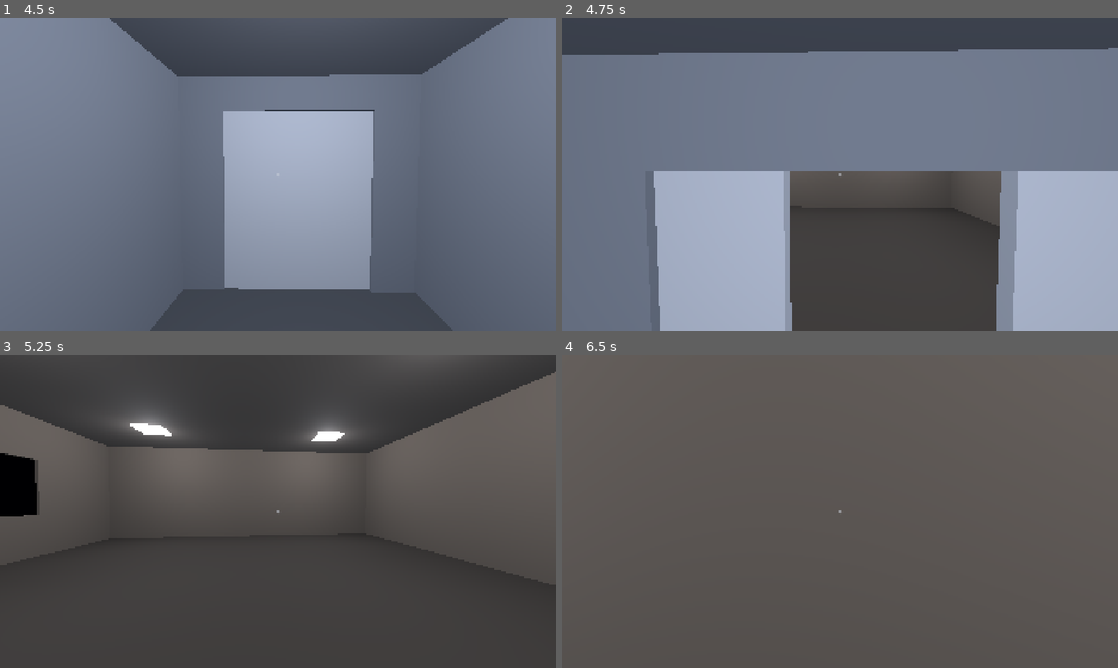
Above: before the commit, frames 1-4 (two rows, left to right).
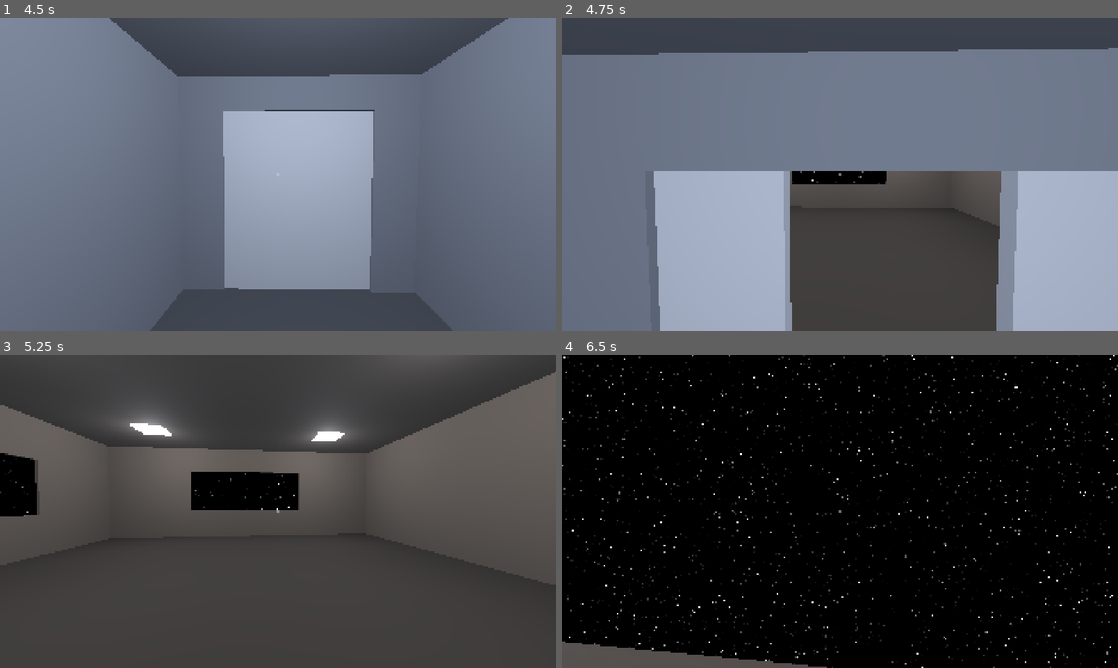
Above: after the commit, the same moments.

Repository: Joony/gmtk-game-jam-2026
Game: Godot game, scene res://scenes/intro.tscn
The game is run twice, just before and just after one commit, with the same random seed, the same clock (stepped at 60 frames per second) and the same inputs.
Inputs (mouse positions are in pixels of both pictures, inside the frame that each line leads up to):
- Up to frame 1 (4.5 s): click "Skip" at 0.5 s; click "START" at 1.25 s; tap Enter at 2 s; move the mouse to (305, 174) at 2.02 s; hold E (interact) 2.03-2.78 s; hold W (forward) from 2.03 s (still down); tap Space (jump) at 2.27, 3.02 s; move the mouse to (250, 174) at 2.77 s; click (250, 174) at 2.85 s; move the mouse to (289, 168) at 3.52 s; hold E (interact) 3.53-4.28 s; move the mouse to (272, 180) at 4.27 s; click (272, 180) at 4.35 s
- Up to frame 2 (4.75 s): keep holding W (forward); tap Space (jump) at 4.52 s
- Up to frame 3 (5.25 s): keep holding W (forward); move the mouse to (316, 514) at 5.02 s; hold E (interact) from 5.03 s (still down)
- Up to frame 4 (6.5 s): keep holding W (forward); tap Space (jump) at 5.27, 6.02 s; move the mouse to (795, 508) at 5.77 s; release E (interact) at 5.78 s; click (795, 508) at 5.85 s

Frame 1 is identical in both runs. In frame 2, 0.7% of the frame differs, in the area x 41-59%, y 48-54%; in frame 3, 2.4%; in frame 4, 98%, in the area x 0-100%, y 0-100%.

Commit message:
Starfield: fix flicker, push the field out, add fore/aft windows
Stars were sampled at a single depth per slab, so each was visible only while it
sat in that thin slice - they appeared, drifted briefly and vanished. The shader
now marches cell by cell along the view ray with step length equal to cell size,
so every cell the ray crosses is sampled. Both ends of the range fade out instead
of cutting off hard, and stars are sized by angular radius from 15m to ~1.1km so
they read as distant.

Co-Authored-By: Claude Fable 5 <noreply@anthropic.com>

Diff:
--- a/assets/shaders/starfield.gdshader
+++ b/assets/shaders/starfield.gdshader
@@ -7,14 +7,25 @@
 uniform vec3 travel_direction = vec3(0.0, 0.0, -1.0);
 /// Metres travelled. Stars sit at fixed world positions, so advancing this streams them past.
 uniform float travelled = 0.0;
-uniform float star_density : hint_range(0.0, 1.0) = 0.5;
+uniform float star_density : hint_range(0.0, 1.0) = 0.85;
 uniform float brightness : hint_range(0.0, 4.0) = 1.6;
-uniform vec4 space_color : source_color = vec4(0.008, 0.010, 0.020, 1.0);
+uniform vec4 space_color : source_color = vec4(0.006, 0.008, 0.016, 1.0);
 /// Elongates stars along the direction of travel as speed rises.
-uniform float streak : hint_range(0.0, 8.0) = 0.0;
+uniform float streak : hint_range(0.0, 12.0) = 0.0;
+/// Apparent size of a star, in radians. Small: a star is a point of light, not a disc.
+uniform float star_angular_size : hint_range(0.0002, 0.02) = 0.0018;
+/// World spacing of the star grid, and how far out the field is sampled.
+uniform float cell_size = 45.0;
+/// Stars start FAR away. Close stars sweep across the view in a second and read as
+/// specks flying past the hull rather than a distant sky.
+uniform float near_distance = 15.0;
 /// The destination, drawn as a soft point of light ahead. Brightness 0 hides it.
 uniform float destination_brightness : hint_range(0.0, 4.0) = 0.0;
 uniform float destination_size : hint_range(0.0005, 0.2) = 0.02;
+
+// Marching this many cells along the ray. Step length == cell size, so every cell the
+// ray passes through IS sampled — that is what stops stars popping in and out.
+const int STEPS = 24;
 
 varying vec3 world_position;
 
@@ -33,43 +44,45 @@
 	// past the window rather than looking like a painted backdrop.
 	vec3 ray = normalize(world_position - CAMERA_POSITION_WORLD);
 	vec3 dir = normalize(travel_direction);
+	// The ship's position within the star field. Stars are fixed; we move.
+	vec3 eye = dir * travelled;
 	vec3 col = space_color.rgb;
 
-	// Five slabs at increasing depth. Sampling the same world offset at different
-	// depths gives parallax for free: near stars sweep past faster than far ones.
-	// Each slab contributes at most one star per ray, so density comes from small
-	// cells (the cell id changes rapidly across the view) rather than from big stars.
-	for (int i = 0; i < 5; i++) {
-		float fi = float(i);
-		float depth = 6.0 + fi * 8.0;
-		float cell = 1.0 + fi * 1.3;
-
-		vec3 p = ray * depth + dir * travelled;
-		vec3 id = floor(p / cell);
-		vec3 f = fract(p / cell);
+	// March cell by cell along the ray. Previously a single sample per depth slab meant
+	// a star was only visible while it sat in that one thin slice, so stars appeared,
+	// drifted briefly and vanished. Marching keeps each star visible for as long as the
+	// line of sight actually passes near it.
+	for (int i = 0; i < STEPS; i++) {
+		float t = near_distance + float(i) * cell_size;
+		vec3 id = floor((ray * t + eye) / cell_size);
 		vec3 rnd = hash33(id);
 		if (rnd.z > star_density) {
 			continue;
 		}
 
-		// Distance from the RAY to the star, not from a sample point to the star.
-		// Testing "is the sample inside the star" scales coverage with radius CUBED,
-		// so small stars are essentially never hit and the field comes out empty.
-		// A star is visible when the line of sight passes near it — radius squared.
-		// Keep star centres away from cell edges: only the cell containing the sample is
-		// tested, so a star straddling a boundary gets sliced and shows as a wedge.
-		// Confining centres to [0.2, 0.8] means a 0.07 radius never reaches an edge.
-		vec3 star_pos = rnd * 0.6 + vec3(0.2);
-		vec3 to_star = f - star_pos;
-		vec3 perp = to_star - ray * dot(to_star, ray);
-		// Squash along the travel axis so fast travel smears stars into streaks.
-		float along = dot(perp, dir);
-		vec3 across = perp - dir * along;
-		float dist = length(across + dir * (along / (1.0 + streak)));
+		// Star centres are held away from cell edges, so the cell containing a star is
+		// unambiguous and it cannot be sliced by a boundary.
+		vec3 star = (id + rnd * 0.6 + vec3(0.2)) * cell_size;
+		vec3 rel = star - eye;
+		float along = dot(rel, ray);
+		if (along < 1.0) {
+			continue;
+		}
 
-		float falloff = 1.0 - fi * 0.15;
-		// A star is a point, not a blob.
-		col += vec3(smoothstep(0.07, 0.0, dist) * (0.35 + 0.65 * rnd.x) * falloff);
+		// ANGULAR distance from the line of sight: this is what makes stars read as
+		// distant points. A star far away is small; the same star close is large.
+		vec3 offset = rel - ray * along;
+		// Smear along the travel axis with speed.
+		float axial = dot(offset, dir);
+		vec3 lateral = offset - dir * axial;
+		float angle = length(lateral + dir * (axial / (1.0 + streak))) / along;
+
+		// Fade to NOTHING at both ends of the marched range. A hard cutoff makes stars
+		// wink out as they cross the limit, which is most of what reads as flicker.
+		float far_limit = near_distance + float(STEPS) * cell_size;
+		float fade = smoothstep(far_limit, far_limit * 0.5, along)
+			* smoothstep(near_distance * 0.6, near_distance * 2.0, along);
+		col += vec3(smoothstep(star_angular_size, 0.0, angle) * (0.25 + 0.75 * rnd.x) * fade);
 	}
 
 	// Destination ahead: a soft disc on the travel axis, driven by step 12's distance.
--- a/scripts/level/ship_layout.gd
+++ b/scripts/level/ship_layout.gd
@@ -51,4 +51,10 @@
 	add_window(Vector2(5, 2), Doorway.Axis.Z, 3.0, 1.0, 1.3)      # pod bay, starboard
 	add_window(Vector2(-6, -17), Doorway.Axis.Z, 4.0, 1.2, 1.6)   # engine room, port
 
+	# Fore and aft. Travel is -Z, so the engine room's far wall looks FORWARD (where
+	# the destination will appear) and the pod bay's rear wall looks BACK down the wake.
+	add_window(Vector2(0, -22), Doorway.Axis.X, 5.0, 1.2, 1.8)    # engine room, forward
+	add_window(Vector2(-2, 8), Doorway.Axis.X, 3.0, 1.0, 1.3)     # pod bay, aft
+	add_window(Vector2(2, 8), Doorway.Axis.X, 3.0, 1.0, 1.3)      # pod bay, aft
+
 	build()
Not shown, changed: TODO.md
Not shown, changed: docs/features/space-windows.md
